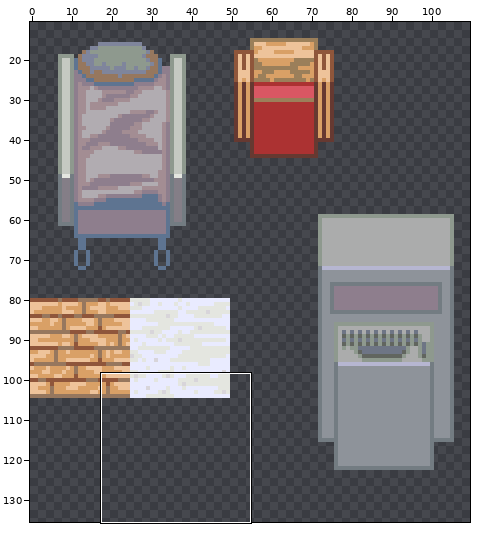
Edited in one commit: pixel-art file (Assets/Sprites/Tiles/uni/uni.ase). Above: a wide view before the commit, with the close-up outlined.
Close-up. Before:
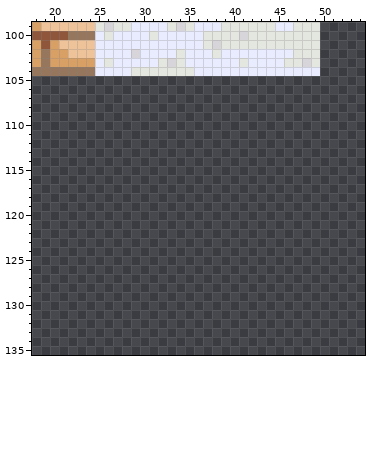
125x147 pixels, 1 frame. Shown: x 18..54, y 99..135. The wide view leaves out empty margins.
After the commit:
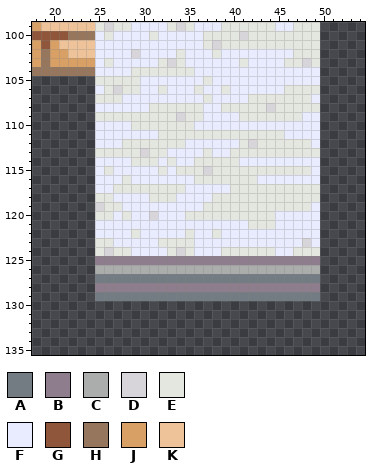
Palette (. is transparent): A #737c82  B #8e7e8d  C #abacac  D #d8d5da  E #e4e6e0  F #e9ebff  G #8f563b  H #96775e  J #d9a066  K #eec39a
What changed:
Layer "Layer 1":
y 105: x 25..49 ......................... -> EEEEEFFFFFFFEFFFFFFFFFFFF
y 106: x 25..49 ......................... -> FEDEEFFEFFFEFFEFFFFFFEEEE
y 107: x 25..49 ......................... -> EEEFFFFFFFFFEFFFFEEEEEEEF
y 108: x 25..49 ......................... -> FFFFFFEEEEEEFFEEEEEDEEEEE
y 109: x 25..49 ......................... -> EEEEEEEEEDEEFFFFEEEEEEEFF
y 110: x 25..49 ......................... -> FFFFEEEEEEEFFFFFFFFFFFFFF
y 111: x 25..49 ......................... -> FFFFFFFEEEEEEEEEEEEEEFFFF
y 112: x 25..49 ......................... -> FFFEEEEEEEFFFFFFEDEEEEEEF
y 113: x 25..49 ......................... -> EEEEEDEEFFFFEFFEEEEEEEEEE
y 114: x 25..49 ......................... -> FFFFEEEFEFFEEEEEFFFFFFFFF
y 115: x 25..49 ......................... -> FEFFFFFEFEEEDEEEEEEEEEEEF
y 116: x 25..49 ......................... -> FFFEFFFFFFFEEEEEEEFFFFFFF
y 117: x 25..49 ......................... -> FFEEEEEEEEFFFFFEEEEEEEEEE
y 118: x 25..49 ......................... -> EEFFFFEEEFFFFEEEEEEEEEEEE
y 119: x 25..49 ......................... -> DEEFFFFFFFFFEEEEEEEEEEEEF
y 120: x 25..49 ......................... -> EEFEFFDFFFEEEEEEEEEEFFFFF
y 121: x 25..49 ......................... -> FFFFFFFFFFFFFFFFFEEEFFFFF
y 122: x 25..49 ......................... -> FFFFEFFFFFEFFEFFFFFFFFFFF
y 123: x 25..49 ......................... -> EEFFFFFEEEEFFFFFFFFFFFFDF
y 124: x 25..49 ......................... -> EDEEFFFFEDEFFFEEEEEEFFEEE
y 125: x 25..49 ......................... -> BBBBBBBBBBBBBBBBBBBBBBBBB
y 126: x 25..49 ......................... -> CCCCCCCCCCCCCCCCCCCCCCCCC
y 127: x 25..49 ......................... -> AAAAAAAAAAAAAAAAAAAAAAAAA
y 128: x 25..49 ......................... -> BBBBBBBBBBBBBBBBBBBBBBBBB
y 129: x 25..49 ......................... -> AAAAAAAAAAAAAAAAAAAAAAAAA
Pixel boxes of the changes (left, top, right, bottom) in both close-ups:
added: (95, 76, 320, 301)
